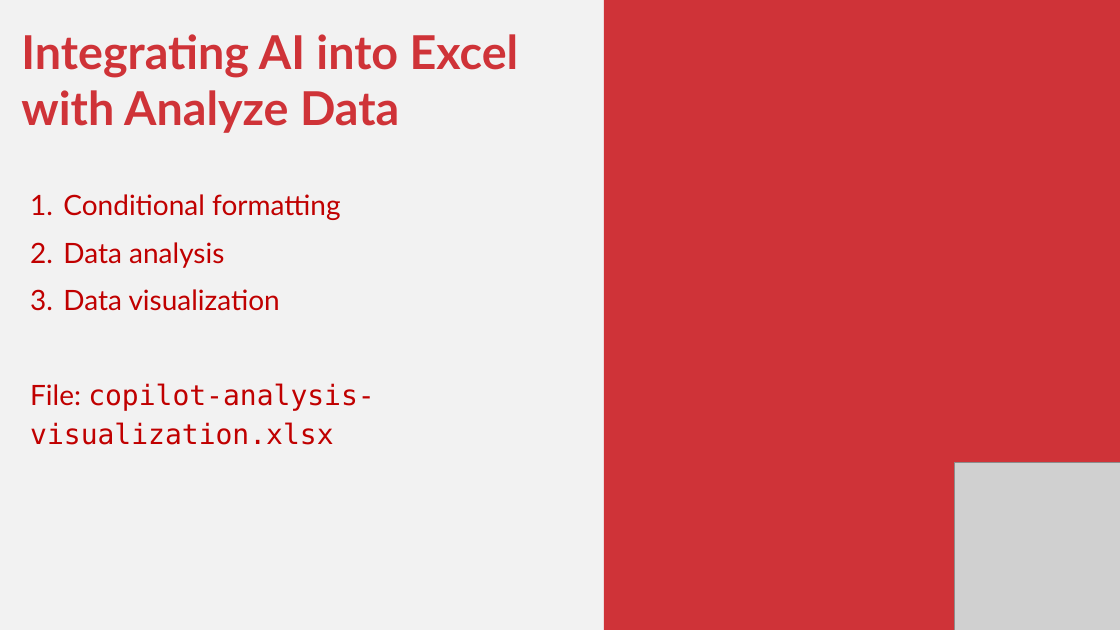
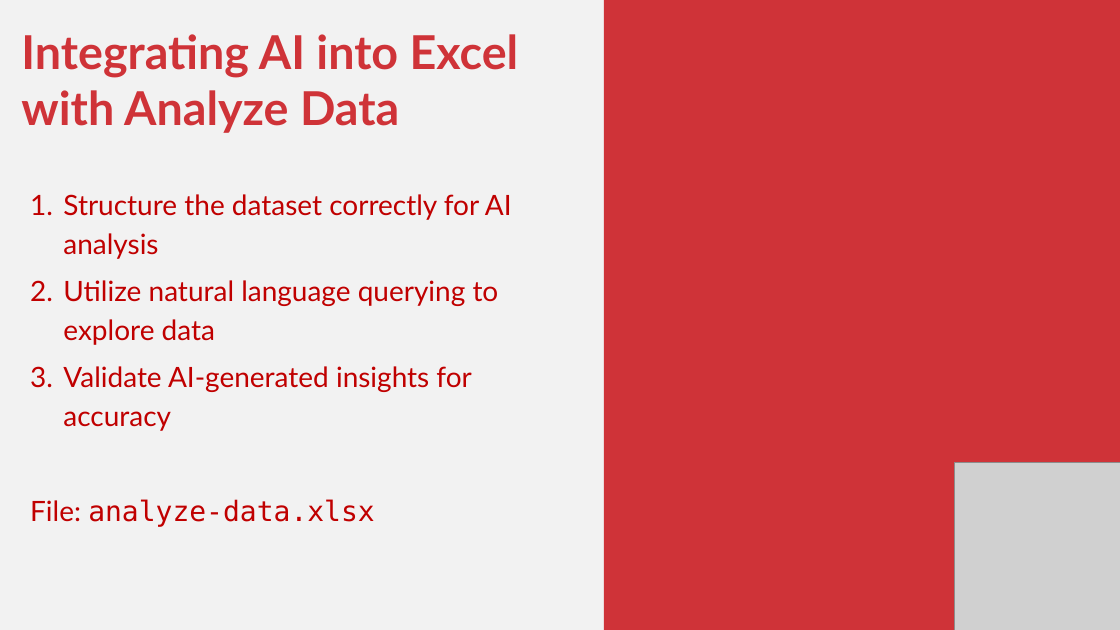
Before and after one commit to stringfestdata/enhancing-excel-free-generative-ai-tools, a slide deck: slide 24 of enhancing-excel-free-generative-ai.pptx (slide 16 before the commit). Drawn at 1120x630 pixels with LibreOffice and Linux fonts; fonts in the diff are those of the drawing; grey boxes stand for pictures. Boxes give left, top, right and bottom in pixels: in the first picture for what was removed or moved away, otherwise in the second. Text is boxed around its words. In the diff, an @@ line names an element or a change of style, - is before the commit and + after.

```diff
--- a/enhancing-excel-free-generative-ai.pptx
+++ b/enhancing-excel-free-generative-ai.pptx
@@ text at <box>30,194,512,527</box>: text changed @@
-1. Conditional formatting
-2. Data analysis
-3. Data visualization
-File: copilot-analysis-visualization.xlsx
+1. Structure the dataset correctly for AI analysis
+2. Utilize natural language querying to explore data
+3. Validate AI-generated insights for accuracy
+File: analyze-data.xlsx
```
Also in this commit, not shown: 2 other slides changed, 10 slides added, 2 slides removed, 1 other file.
